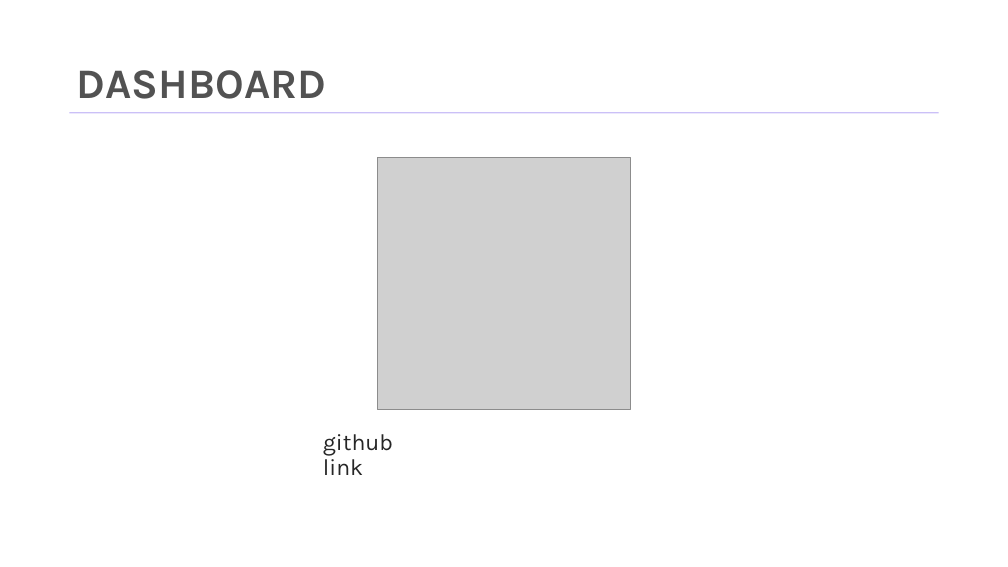
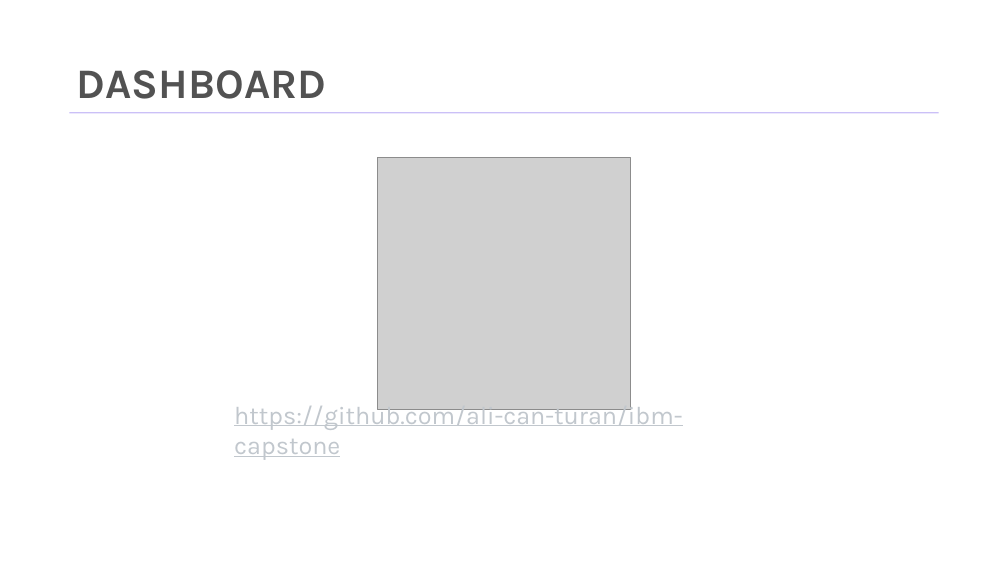
Before and after one commit to ali-can-turan/ibm-capstone, a slide deck: slide 13 of presentation.pptx. Drawn at 1008x567 pixels with LibreOffice and Linux fonts; fonts in the diff are those of the drawing; grey boxes stand for pictures; background and template pictures are left out. Boxes give left, top, right and bottom in pixels: in the first picture for what was removed or moved away, otherwise in the second. Text is boxed around its words. In the diff, an @@ line names an element or a change of style, - is before the commit and + after.

Commit message:
github repo added to the presentation

```diff
--- a/presentation.pptx
+++ b/presentation.pptx
@@ text added at [234,401,682,460], 24 pt, text #C1C7CD, underline @@
+https://github.com/ali-can-turan/ibm-capstone
@@ text removed at [323,434,393,475] @@
-github link
```
Also in this commit, not shown: 1 other slide changed.
